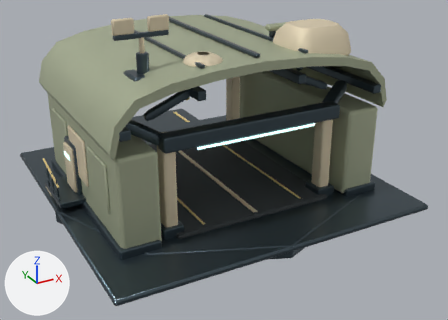
The FBX model unity/RogueCommandAssetAuthoring/Assets/RogueCommandExpansionSample/Models/OverlordCommandHQFactory.fbx, before and after one commit.
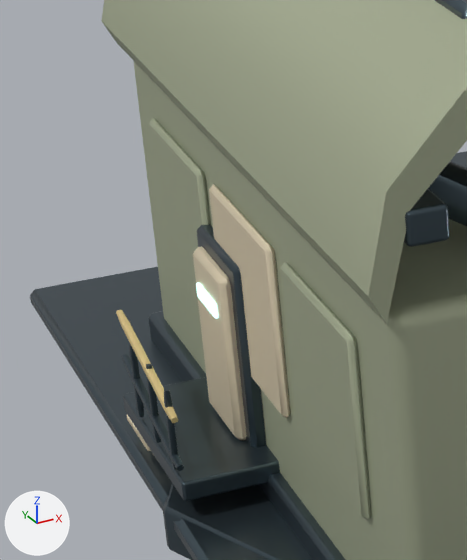
The first picture shows the older version from a 50 mm lens placed at (-8.09, -15.87, 8.72), pointed at (0.48, -0.3, 0.94). The close-ups show the older and then the newer version on the part from 3% to 30% of the width and 24% to 70% of the height of that picture. Only the edits that show in the close-ups are written down. Lighting does not change. The marker at lower left points along +X, +Y and +Z. Vertices at exactly the same position are counted once.

The first close-up shows 'OverlordCommandHQFactory_OverlordCommandHQFactory_Gunmetal', 'OverlordCommandHQFactory_OverlordCommandHQFactory_LightArmor', 'OverlordCommandHQFactory_OverlordCommandHQFactory_PrimaryArmor', 'OverlordCommandHQFactory_OverlordCommandHQFactory_Warning' and 1 more.
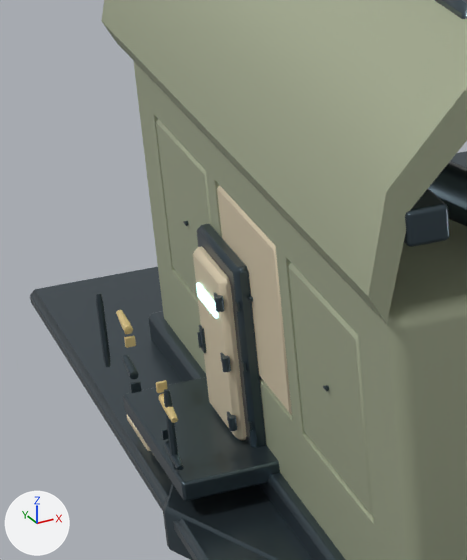
Where the newer file only moved an object's origin or applied its transform, the numbers keep the older frame.

Changed parts and their boxes [x1, y1, x2, y2] in the close-ups (467 x 560 px; the box of a moved part takes in the faces that stretch with it):
'OverlordCommandHQFactory_OverlordCommandHQFactory_LightArmor', reshaped
    before: [127, 184, 290, 461]
    after: [127, 185, 292, 461]
part 1 of me_cylinder, deleted
    before: [146, 364, 161, 443]
part 2 of me_cylinder, built on
    before: [129, 342, 184, 471]
    after: [96, 221, 329, 470]
part 3 of me_cube_004, moved or reshaped
    before: [209, 184, 290, 418]
    after: [217, 185, 292, 414]
part 4 of me_cube_026, added
    after: [156, 380, 168, 393]
part 5 of me_cube_026, added
    after: [124, 335, 136, 348]
part 6 of me_cube_026, added
    after: [116, 310, 178, 423]
part 7 of me_cube_001, rebuilt
    before: [149, 118, 210, 310]
    after: [156, 119, 212, 298]
part 8 of me_cube_001, rebuilt (7% narrower)
    before: [280, 262, 371, 520]
    after: [288, 263, 373, 516]
part 9 of me_cube_001, added
    after: [134, 64, 404, 560]

The change in detail:
me_cube_004 is used by ob_overlordcommandhqfactory_overlordcommandhqfactory_lightarmor; location (-3.985, 0.0, 1.9).
me_cube_004 had 1294 vertices, 1270 faces and spanned x -0.65..8.15, y -2.97..2.84, z -1.66..4.01.
me_cube_004 now has 1294 vertices, 2524 faces and spans x -0.65..8.15, y -2.97..2.84, z -1.66..4.01.
me_cube_004 part 3: 16 vertices moved from x -0.04..0.04, y -0.74..0.74, z -0.67..0.67 to x 0.02..0.1, y -0.74..0.74, z -0.67..0.67.
Other edits to the shape of me_cube_004 do not show in these pictures.
me_cube_001 is used by ob_overlordcommandhqfactory_overlordcommandhqfactory_primaryarmor; location (-3.42, -0.04, 1.69).
me_cube_001 had 652 vertices, 650 faces and spanned x -0.7..7.59, y -3.24..3.32, z -1.3..3.47.
me_cube_001 now has 956 vertices, 1856 faces and spans x -0.7..7.59, y -3.24..3.32, z -1.3..3.47.
me_cube_001 part 7: the loose piece of 16 vertices spanning x -0.6..-0.53, y 1.04..2.52, z -0.46..0.88 is rebuilt with 16 vertices and now spans x -0.54..-0.47, y 1.04..2.52, z -0.46..0.88.
me_cube_001 part 8: the loose piece of 16 vertices spanning x -0.6..-0.53, y -2.44..-0.96, z -0.46..0.88 is rebuilt with 16 vertices and now spans x -0.54..-0.47, y -2.44..-0.96, z -0.46..0.88.
me_cube_001 part 9: 152 vertices added at x -0.54..-0.45, y -2.46..2.54, z -0.48..0.9.
Other edits to the shape of me_cube_001 do not show in these pictures.
me_cube_026 is used by ob_overlordcommandhqfactory_overlordcommandhqfactory_warning; location (-2.57, 2.85, 2.7).
me_cube_026 had 560 vertices, 510 faces and spanned x -2.13..6.16, y -5.75..3.54, z -2.49..1.64.
me_cube_026 now has 716 vertices, 1360 faces and spans x -2.14..6.16, y -5.75..3.54, z -2.49..1.64.
me_cube_026 part 4: a new loose piece of 24 vertices spanning x -2.14..-2.06, y -2.76..-2.74, z -1.44..-1.35, in mat_overlordcommandhqfactory_warning (yellow #ebd394).
me_cube_026 part 5: a new loose piece of 24 vertices spanning x -2.14..-2.06, y -1.84..-1.82, z -1.44..-1.35, in mat_overlordcommandhqfactory_warning (yellow #ebd394).
me_cube_026 part 6: 108 vertices added at x -2.13..-2.07, y -3.05..-1.57, z -1.56..-1.23.
me_cylinder is used by ob_overlordcommandhqfactory_overlordcommandhqfactory_gunmetal; location (0.0, 0.0, 0.19).
me_cylinder had 2568 vertices, 2478 faces and spanned x -4.78..4.78, y -4.8..6.75, z -0.19..5.35.
me_cylinder now has 3484 vertices, 6696 faces and spans x -4.78..4.78, y -4.8..6.75, z -0.19..5.35.
me_cylinder part 1: the loose piece of 32 vertices spanning x -4.7..-4.64, y 0.42..0.48, z 0.51..1.15 is deleted.
me_cylinder part 2: 2 vertices moved from x -4.67, y 0.97..0.98, z 1.07..1.15 to x -4.64, y 1.02, z 0.8..0.83; 32 vertices removed from x -4.7..-4.64, y -0.21..1.29, z 0.51..1.15; 764 vertices added at x -4.71..-3.96, y -1.78..2.03, z 0.51..1.73.
Other edits to the shape of me_cylinder do not show in these pictures.
